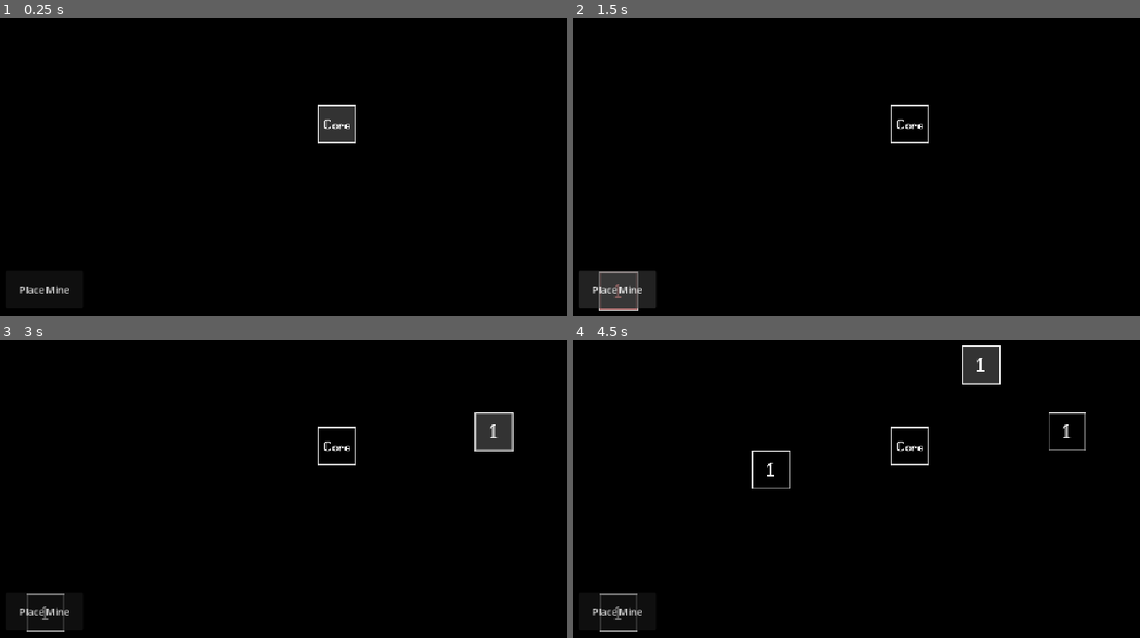
Above: before the commit, frames 1-4 (two rows, left to right).
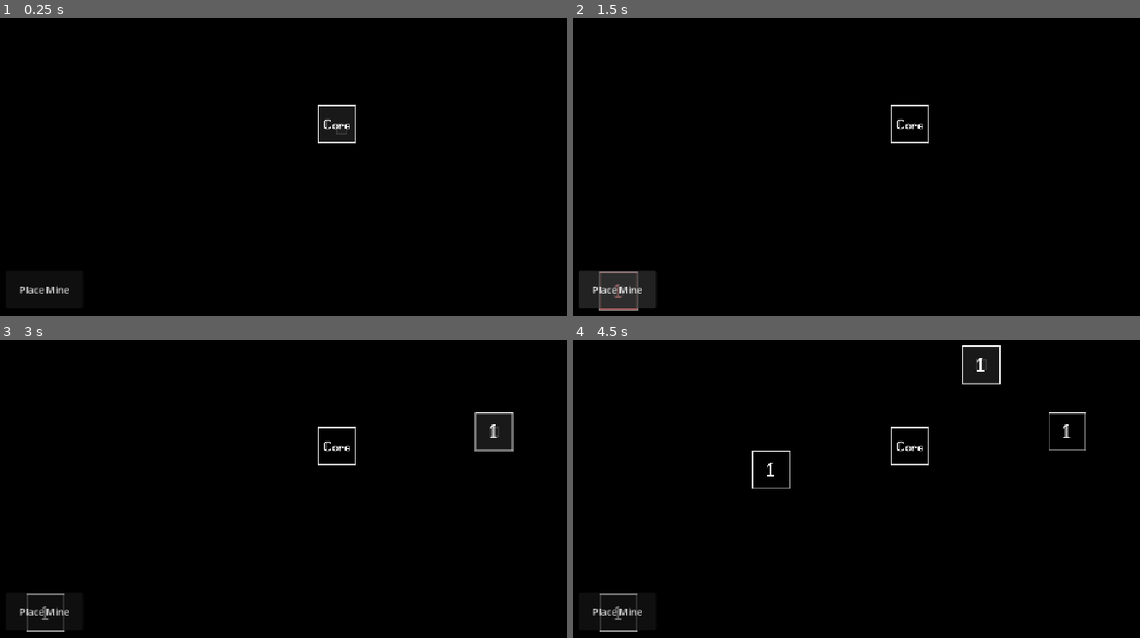
Above: after the commit, the same moments.

Repository: ast4rt3/math-matic
Game: Godot game, scene res://world.tscn
Same seed, same stepped clock (60 frames per second), same inputs: the game is played once before the commit and once after it.
Inputs (mouse positions are in pixels of both pictures, inside the frame that each line leads up to):
- Up to frame 1 (0.25 s): no input
- Up to frame 2 (1.5 s): click "Place Mine" at 0.5 s; click "Place Mine" at 1.25 s
- Up to frame 3 (3 s): click "Place Mine" at 2 s; tap Enter at 2.75 s; move the mouse to (487, 429) at 2.77 s; click (487, 429) at 2.92 s
- Up to frame 4 (4.5 s): tap Space at 3.5 s; drag from (771, 468) to (907, 447) at 3.52 s; tap Enter at 4.25 s; move the mouse to (981, 360) at 4.27 s; click (981, 360) at 4.42 s

The runs differ from the first frame. In frame 1, 0.6% of the frame differs, in the area x 56-63%, y 29-42%; in frame 2, less than 0.1%; in frame 3, 0.7%, in the area x 83-91%, y 24-38%; in frame 4, 0.7%.

Commit message:
adjustment: dynamic Cursor Highlight on buildings and wires

Diff:
--- a/world.gd
+++ b/world.gd
@@ -26,6 +26,7 @@
 
 # Hover Highlight
 var cursor_highlight: ReferenceRect
+var building_highlight: ReferenceRect
 var hovered_wire: Line2D = null
 
 # All drawn links (Still using Line2D visually for now to maintain feel)
@@ -47,6 +48,18 @@
 	bg.set_anchors_preset(Control.PRESET_FULL_RECT)
 	cursor_highlight.add_child(bg)
 	add_child(cursor_highlight)
+
+	building_highlight = ReferenceRect.new()
+	building_highlight.border_color = Color(1.0, 1.0, 1.0, 0.5)
+	building_highlight.border_width = 2.0
+	building_highlight.editor_only = false
+	building_highlight.z_index = 99
+
+	var b_bg = ColorRect.new()
+	b_bg.color = Color(1.0, 1.0, 1.0, 0.1)
+	b_bg.set_anchors_preset(Control.PRESET_FULL_RECT)
+	building_highlight.add_child(b_bg)
+	add_child(building_highlight)
 
 	if has_node("UI"):
 		$UI.offset = Vector2.ZERO
@@ -169,25 +182,31 @@
 		hovered_wire.default_color = Color(0.2, 0.9, 1.0)
 	hovered_wire = null
 
+	# Always update 16x16 cursor
+	var snapped = _snap_to_grid(mouse_pos)
+	cursor_highlight.global_position = snapped - Vector2(8, 8)
+	cursor_highlight.size = Vector2(16, 16)
+	cursor_highlight.visible = true
+
+	# Reset building highlight
+	building_highlight.visible = false
+
 	if grid_data.has(cell) and (grid_data[cell].type == "miner" or grid_data[cell].type == "core"):
 		var building = grid_data[cell].ref
 		if is_instance_valid(building):
-			cursor_highlight.global_position = building.global_position - Vector2(32, 32)
-			cursor_highlight.size = Vector2(64, 64)
-			cursor_highlight.visible = true
+			building_highlight.global_position = building.global_position - Vector2(32, 32)
+			building_highlight.size = Vector2(64, 64)
+			building_highlight.visible = true
+			cursor_highlight.modulate = Color(1.0, 1.0, 1.0, 0.15) # Lower opacity on building
 	else:
 		var wire_ref = _get_wire_in_tile(mouse_pos)
 		if wire_ref != null and current_state == State.IDLE:
-			# Hide the box, just highlight the wire itself
-			cursor_highlight.visible = false
+			cursor_highlight.modulate = Color(1.0, 1.0, 1.0, 0.3) # Lower opacity on wire
 			hovered_wire = wire_ref
 			if is_instance_valid(hovered_wire):
 				hovered_wire.default_color = Color(1.0, 1.0, 1.0) # Bright White
 		else:
-			var snapped = _snap_to_grid(mouse_pos)
-			cursor_highlight.global_position = snapped - Vector2(8, 8)
-			cursor_highlight.size = Vector2(16, 16)
-			cursor_highlight.visible = true
+			cursor_highlight.modulate = Color(1.0, 1.0, 1.0, 1.0)
 
 	if current_state == State.PLACING_MINE and mine_preview != null:
 		mine_preview.global_position = _snap_to_grid(mouse_pos)
